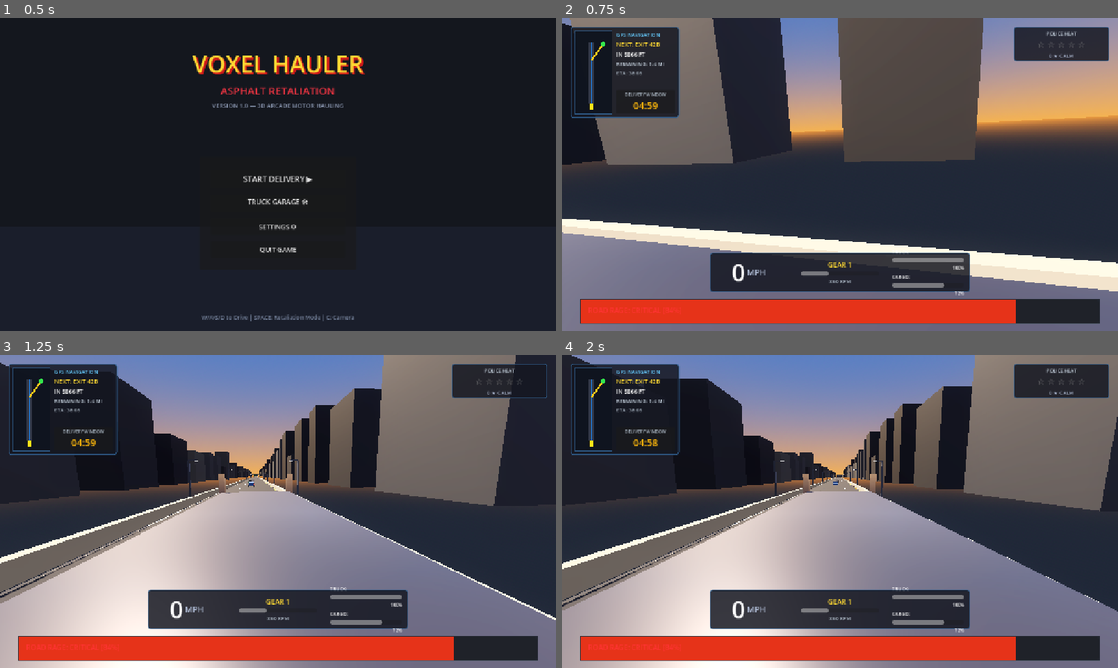
Above: before the commit, frames 1-4 (two rows, left to right).
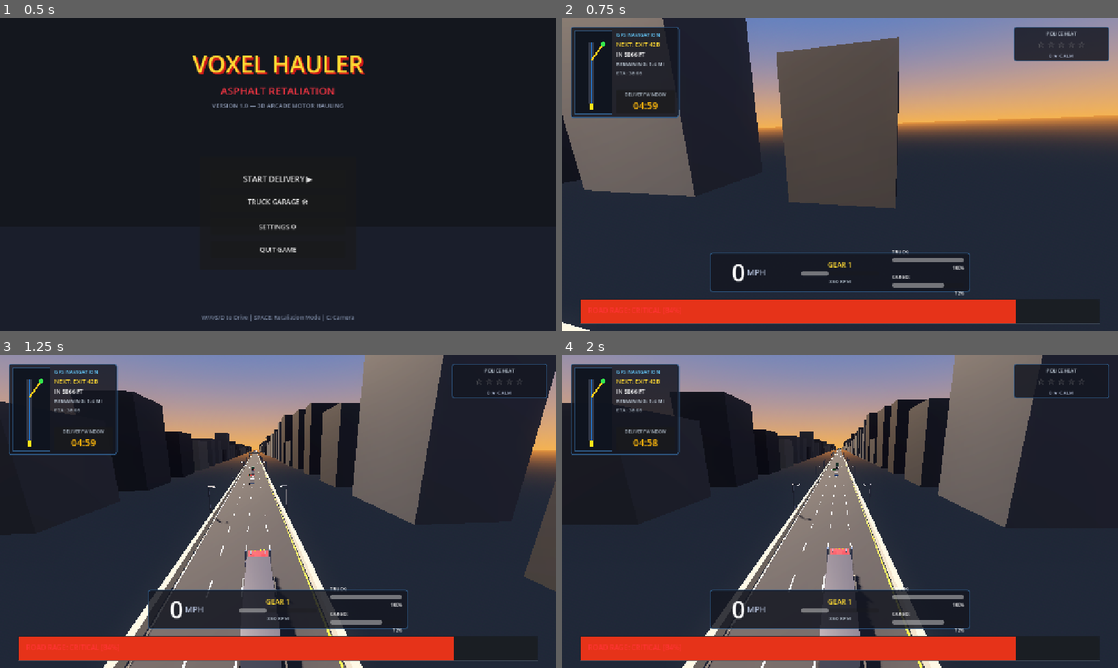
Above: after the commit, the same moments.

Repository: MarkMatthew/VOXEL-HAULER_ASPHALT-RETALIATION
Game: Godot game, scene res://src/ui/main_menu.tscn
The game is run twice, just before and just after one commit, with the same random seed, the same clock (stepped at 60 frames per second) and the same inputs.
Inputs (mouse positions are in pixels of both pictures, inside the frame that each line leads up to):
- Up to frame 1 (0.5 s): no input
- Up to frame 2 (0.75 s): click "START DELIVERY ▶" at 0.5 s
- Up to frame 3 (1.25 s): no input
- Up to frame 4 (2 s): move the mouse to (962, 495) at 1.27 s; hold D (steer_right) from 1.28 s (still down); hold Space (activate_retaliation) from 1.28 s (still down); click (962, 495) at 1.42 s

Frame 1 is identical in both runs. In frame 2, 39% of the frame differs, in the area x 0-100%, y 0-100%; in frame 3, 53%; in frame 4, 54%.

Commit message:
feat(v1.1): visual fidelity, elevated camera rig, time-of-day engine, dynamic music, and warehouse delivery for Vercel

Diff:
--- a/src/player/chase_camera.gd
+++ b/src/player/chase_camera.gd
@@ -4,12 +4,14 @@
 @export var follow_speed: float = 7.0
 @export var rotation_speed: float = 5.0
 
-# Camera Distance presets
-var distance_mode: int = 0 # 0: Normal, 1: Wide
+# Camera Distance presets (V1.1 High-Fidelity Elevated Rig)
+var distance_mode: int = 0 # 0: Elevated Default, 1: Standard Chase, 2: Tactical Overview
 var distances: Array[Vector3] = [
-	Vector3(0, 4.5, -11.0), # Normal chase
-	Vector3(0, 6.0, -15.0)  # Wide chase
+	Vector3(0, 15.5, -25.0), # Elevated chase default (4+ lanes ahead, ~25° down-angle)
+	Vector3(0, 6.5, -13.0),  # Standard chase
+	Vector3(0, 22.0, -32.0)  # Tactical high overview
 ]
+var look_ahead_distances: Array[float] = [24.0, 10.0, 28.0]
 
 var base_fov: float = 70.0
 var retaliation_fov: float = 82.0
@@ -58,8 +60,9 @@
 	# Smooth damp towards desired pos
 	global_position = global_position.lerp(desired_pos, delta * follow_speed)
 
-	# Look at point slightly ahead of the truck cab
-	var look_target = target_node.global_position + (forward * 8.0) + (up * 1.5)
+	# Look at point ahead of the truck cab (preset-specific pitch framing)
+	var look_dist = look_ahead_distances[distance_mode]
+	var look_target = target_node.global_position + (forward * look_dist) + (up * 1.5)
 	var look_dir = (look_target - global_position).normalized()
 
 	# Smoothly look at target
--- a/src/tests/test_runner.gd
+++ b/src/tests/test_runner.gd
@@ -89,9 +89,12 @@
 		print("PASS: Highway configured for 4 lanes (16m width) across 2,400m delivery run.")
 	highway.free()
 
-	# --- TEST GROUP 5: AI TRAFFIC VEHICLE TYPES ---
-	print("\n[GROUP 5] Testing AI Traffic Vehicles...")
-	for vtype in ["Sedan", "SUV", "Sports", "Police", "Van"]:
+	# --- TEST GROUP 5: AI TRAFFIC VEHICLE TYPES & HIGH-DETAIL MODELS ---
+	print("\n[GROUP 5] Testing AI Traffic Vehicles (All 8 Models)...")
+	var all_traffic_types = [
+		"Sedan", "SportsSedan", "SUV", "Pickup", "Supercar", "DeliveryVan", "CivilianSemi", "Police"
+	]
+	for vtype in all_traffic_types:
 		var tmesh = VoxelMeshBuilderRef.build_traffic_mesh(vtype, Color.CORNFLOWER_BLUE)
 		if tmesh == null or tmesh.get_child_count() == 0:
 			print("FAIL: Traffic mesh for ", vtype, " failed")
--- a/src/traffic/traffic_manager.gd
+++ b/src/traffic/traffic_manager.gd
@@ -10,7 +10,9 @@
 
 # 4 Highway Lanes (Width ~3.75m each)
 var lane_x_positions: Array[float] = [-5.625, -1.875, 1.875, 5.625]
-var vehicle_types: Array[String] = ["Sedan", "SUV", "Sports", "Van", "Sedan"]
+var vehicle_types: Array[String] = [
+	"Sedan", "SportsSedan", "SUV", "Pickup", "Supercar", "DeliveryVan", "CivilianSemi"
+]
 
 var spawn_timer: float = 0.0
 var active_traffic: Array[Node3D] = []
--- a/src/world/highway.gd
+++ b/src/world/highway.gd
@@ -4,6 +4,13 @@
 
 const HIGHWAY_LENGTH: float = 2400.0
 const ROAD_WIDTH: float = 16.0 # 4 lanes
+
+var rollup_door: MeshInstance3D = null
+var door_target_y: float = 3.5
+var door_current_y: float = 3.5
+var door_opened: bool = false
+var door_closed_behind: bool = false
+var destination_approach_sign: Node3D = null
 
 func _ready() -> void:
 	build_highway_roadbed()
@@ -14,6 +21,30 @@
 	build_streetlights()
 	build_skyline_and_depots()
 	build_destination_hub()
+
+func _process(delta: float) -> void:
+	var player = get_tree().get_first_node_in_group("player")
+	if not player or not is_instance_valid(player):
+		return
+
+	var pz = player.global_position.z
+
+	# Approaching warehouse: trigger roll-up door open at Z >= 2180
+	if pz >= 2180.0 and not door_opened:
+		door_opened = true
+		door_target_y = 10.5 # Lifts open above trailer height
+		AudioManager.play_sfx("ui_click", 0.8, -2.0)
+
+	# Player and trailer fully cleared inside warehouse: close door at Z >= 2265
+	if pz >= 2265.0 and door_opened and not door_closed_behind:
+		door_closed_behind = true
+		door_target_y = 3.5 # Shuts tight behind trailer
+		AudioManager.play_sfx("ui_click", 0.6, 1.0)
+
+	# Smoothly animate roll-up door vertical translation
+	if rollup_door:
+		door_current_y = lerpf(door_current_y, door_target_y, delta * 3.5)
+		rollup_door.position.y = door_current_y
 
 func build_highway_roadbed() -> void:
 	# Main 4-Lane Asphalt Highway
@@ -301,29 +332,159 @@
 		z += 45.0
 
 func build_destination_hub() -> void:
-	# Riverside Logistics Center terminal building and delivery parking bay at Z = 2300
+	# 1. Approach Highway Overhead Gantry at Z = 2120
+	var approach_gantry = Node3D.new()
+	approach_gantry.name = "ApproachGantry"
+	approach_gantry.position = Vector3(0, 0, 2120.0)
+
+	# Gantry posts
+	for side in [-1, 1]:
+		var post = VoxelMeshBuilderRef.create_box_mesh(Vector3(0.6, 9.0, 0.6), Color(0.3, 0.35, 0.4), 0.7, 0.4)
+		post.position = Vector3(side * 8.8, 4.5, 0)
+		approach_gantry.add_child(post)
+
+	# Horizontal truss
+	var truss = VoxelMeshBuilderRef.create_box_mesh(Vector3(18.5, 0.8, 0.8), Color(0.3, 0.35, 0.4), 0.7, 0.4)
+	truss.position = Vector3(0, 8.8, 0)
+	approach_gantry.add_child(truss)
+
+	# Approach Warning Billboard Sign
+	var app_sign = VoxelMeshBuilderRef.create_box_mesh(Vector3(15.0, 2.2, 0.2), Color(0.95, 0.75, 0.05), 0.1, 0.4, Color(0.95, 0.75, 0.05) * 0.4)
+	app_sign.position = Vector3(0, 8.8, 0.5)
+	approach_gantry.add_child(app_sign)
+
+	var app_lbl = Label3D.new()
+	app_lbl.text = "DESTINATION APPROACHING — REDUCE SPEED FOR BAY 04"
+	app_lbl.font_size = 38
+	app_lbl.outline_size = 14
+	app_lbl.modulate = Color(0.1, 0.1, 0.1)
+	app_lbl.outline_modulate = Color(1.0, 0.9, 0.4)
+	app_lbl.position = Vector3(0, 8.8, 0.65)
+	approach_gantry.add_child(app_lbl)
+	add_child(approach_gantry)
+
+	# 2. Riverside Logistics Center Terminal Warehouse (Z = 2240 to 2330)
 	var hub = Node3D.new()
 	hub.name = "RiversideLogisticsCenter"
-	hub.position = Vector3(0, 0, 2300.0)
-
-	# Massive Distribution Terminal Building
-	var terminal = VoxelMeshBuilderRef.create_box_mesh(Vector3(50.0, 12.0, 35.0), Color(0.25, 0.3, 0.38), 0.3, 0.6)
-	terminal.position = Vector3(0, 6.0, 80.0)
-	hub.add_child(terminal)
-
-	# Terminal Sign
-	var sign_mesh = VoxelMeshBuilderRef.create_box_mesh(Vector3(26.0, 3.0, 0.3), Color(0.9, 0.8, 0.1), 0.1, 0.4)
-	sign_mesh.position = Vector3(0, 10.5, 62.0)
+	hub.position = Vector3(0, 0, 2240.0)
+
+	# Polished interior concrete floor slab
+	var int_floor = VoxelMeshBuilderRef.create_box_mesh(Vector3(26.0, 0.4, 90.0), Color(0.22, 0.24, 0.26), 0.4, 0.3)
+	int_floor.position = Vector3(0, -0.19, 45.0)
+	hub.add_child(int_floor)
+
+	# Outer warehouse walls and roof
+	# Left Wall
+	var wall_l = VoxelMeshBuilderRef.create_box_mesh(Vector3(0.8, 11.0, 90.0), Color(0.24, 0.3, 0.38), 0.5, 0.5)
+	wall_l.position = Vector3(-13.0, 5.5, 45.0)
+	hub.add_child(wall_l)
+
+	# Right Wall
+	var wall_r = VoxelMeshBuilderRef.create_box_mesh(Vector3(0.8, 11.0, 90.0), Color(0.24, 0.3, 0.38), 0.5, 0.5)
+	wall_r.position = Vector3(13.0, 5.5, 45.0)
+	hub.add_child(wall_r)
+
+	# Back Wall
+	var wall_back = VoxelMeshBuilderRef.create_box_mesh(Vector3(26.8, 11.0, 0.8), Color(0.24, 0.3, 0.38), 0.5, 0.5)
+	wall_back.position = Vector3(0, 5.5, 90.0)
+	hub.add_child(wall_back)
+
+	# High Industrial Roof
+	var roof = VoxelMeshBuilderRef.create_box_mesh(Vector3(27.0, 0.8, 90.0), Color(0.18, 0.22, 0.28), 0.4, 0.6)
+	roof.position = Vector3(0, 11.2, 45.0)
+	hub.add_child(roof)
+
+	# Front Entrance Portal Frame
+	# Left facade panel
+	var front_l = VoxelMeshBuilderRef.create_box_mesh(Vector3(8.0, 11.0, 0.8), Color(0.28, 0.34, 0.42), 0.5, 0.5)
+	front_l.position = Vector3(-9.0, 5.5, 0)
+	hub.add_child(front_l)
+
+	# Right facade panel
+	var front_r = VoxelMeshBuilderRef.create_box_mesh(Vector3(8.0, 11.0, 0.8), Color(0.28, 0.34, 0.42), 0.5, 0.5)
+	front_r.position = Vector3(9.0, 5.5, 0)
+	hub.add_child(front_r)
+
+	# Over-door facade panel
+	var front_top = VoxelMeshBuilderRef.create_box_mesh(Vector3(10.2, 3.5, 0.8), Color(0.28, 0.34, 0.42), 0.5, 0.5)
+	front_top.position = Vector3(0, 9.25, 0)
+	hub.add_child(front_top)
+
+	# Animated Roll-Up Industrial Shutter Door (Portal size: Width 10.0, Height 7.5)
+	rollup_door = VoxelMeshBuilderRef.create_box_mesh(Vector3(9.8, 7.4, 0.35), Color(0.82, 0.84, 0.88), 0.8, 0.2)
+	rollup_door.name = "RollupShutterDoor"
+	rollup_door.position = Vector3(0, 3.7, 0)
+	hub.add_child(rollup_door)
+	door_current_y = 3.7
+	door_target_y = 3.7
+
+	# Safety Bollards (Yellow/Black striped collision posts at entrance)
+	for side in [-1, 1]:
+		for b_z in [-0.6, 0.6]:
+			var bollard = VoxelMeshBuilderRef.create_box_mesh(Vector3(0.35, 1.4, 0.35), Color(1.0, 0.8, 0.0), 0.2, 0.3)
+			bollard.position = Vector3(side * 5.2, 0.7, b_z)
+			hub.add_child(bollard)
+
+	# Terminal Overhead illuminated Sign
+	var sign_mesh = VoxelMeshBuilderRef.create_box_mesh(Vector3(22.0, 2.2, 0.3), Color(0.9, 0.8, 0.1), 0.1, 0.4)
+	sign_mesh.position = Vector3(0, 9.8, 0.6)
 	hub.add_child(sign_mesh)
 
 	var lbl = Label3D.new()
-	lbl.text = "RIVERSIDE LOGISTICS CENTER — FREIGHT TERMINAL"
-	lbl.font_size = 42
+	lbl.text = "★ RIVERSIDE LOGISTICS CENTER — FREIGHT TERMINAL ★"
+	lbl.font_size = 40
+	lbl.outline_size = 12
 	lbl.modulate = Color(0.1, 0.1, 0.1)
-	lbl.position = Vector3(0, 10.5, 62.3)
+	lbl.position = Vector3(0, 9.8, 0.8)
 	hub.add_child(lbl)
 
-	# Marked Yellow Delivery Zone Trigger (The finish line)
+	# Stencil Bay 04 sign above door
+	var bay_lbl = Label3D.new()
+	bay_lbl.text = "BAY 04"
+	bay_lbl.font_size = 72
+	bay_lbl.outline_size = 20
+	bay_lbl.modulate = Color(1.0, 0.85, 0.1)
+	bay_lbl.outline_modulate = Color(0.2, 0.2, 0.2)
+	bay_lbl.position = Vector3(0, 8.2, 0.7)
+	hub.add_child(bay_lbl)
+
+	# Interior Pallet Racking & Freight Cargo
+	# Left Racks
+	for r_z in [15.0, 32.0, 49.0, 66.0]:
+		var rack_frame = VoxelMeshBuilderRef.create_box_mesh(Vector3(2.4, 7.5, 12.0), Color(0.85, 0.35, 0.1), 0.6, 0.4)
+		rack_frame.position = Vector3(-9.5, 3.75, r_z)
+		hub.add_child(rack_frame)
+		# Pallet cargo
+		var crate1 = VoxelMeshBuilderRef.create_box_mesh(Vector3(2.0, 2.2, 5.0), Color(0.7, 0.55, 0.35), 0.0, 0.9)
+		crate1.position = Vector3(-9.5, 1.4, r_z - 2.5)
+		hub.add_child(crate1)
+		var crate2 = VoxelMeshBuilderRef.create_box_mesh(Vector3(2.0, 2.2, 4.5), Color(0.2, 0.45, 0.7), 0.2, 0.7)
+		crate2.position = Vector3(-9.5, 4.0, r_z + 2.0)
+		hub.add_child(crate2)
+
+	# Right Racks
+	for r_z in [15.0, 32.0, 49.0, 66.0]:
+		var rack_frame_r = VoxelMeshBuilderRef.create_box_mesh(Vector3(2.4, 7.5, 12.0), Color(0.85, 0.35, 0.1), 0.6, 0.4)
+		rack_frame_r.position = Vector3(9.5, 3.75, r_z)
+		hub.add_child(rack_frame_r)
+		var crate_r = VoxelMeshBuilderRef.create_box_mesh(Vector3(2.0, 2.2, 5.0), Color(0.3, 0.6, 0.4), 0.1, 0.8)
+		crate_r.position = Vector3(9.5, 1.4, r_z)
+		hub.add_child(crate_r)
+
+	# Interior Overhead Lighting Fixtures
+	for l_z in [12.0, 28.0, 44.0, 60.0]:
+		var lamp = VoxelMeshBuilderRef.create_box_mesh(Vector3(8.0, 0.3, 0.8), Color(0.9, 0.95, 1.0), 0.2, 0.1, Color(1.0, 0.95, 0.85) * 3.0)
+		lamp.position = Vector3(0, 10.4, l_z)
+		hub.add_child(lamp)
+
+		var omni = OmniLight3D.new()
+		omni.light_color = Color(1.0, 0.92, 0.8)
+		omni.light_energy = 2.5
+		omni.omni_range = 18.0
+		omni.position = Vector3(0, 9.8, l_z)
+		hub.add_child(omni)
+
+	# Marked Yellow Delivery Zone Trigger (Inside terminal at Z = +35.0 to +65.0)
 	var delivery_trigger = Area3D.new()
 	delivery_trigger.name = "DeliveryTrigger"
 	delivery_trigger.collision_layer = 0
@@ -331,15 +492,15 @@
 
 	var col = CollisionShape3D.new()
 	var box = BoxShape3D.new()
-	box.size = Vector3(18.0, 6.0, 30.0)
+	box.size = Vector3(10.0, 6.0, 26.0)
 	col.shape = box
-	col.position = Vector3(0, 3.0, 25.0)
+	col.position = Vector3(0, 3.0, 45.0)
 	delivery_trigger.add_child(col)
 
-	# Pulsing yellow hazard stripes mesh on floor
+	# Pulsing yellow hazard stripes mesh on interior bay floor
 	var hazard_plane = MeshInstance3D.new()
 	var p_box = BoxMesh.new()
-	p_box.size = Vector3(16.0, 0.05, 28.0)
+	p_box.size = Vector3(8.5, 0.05, 24.0)
 	hazard_plane.mesh = p_box
 	var h_mat = StandardMaterial3D.new()
 	h_mat.albedo_color = Color(1.0, 0.85, 0.1)
@@ -347,18 +508,18 @@
 	h_mat.emission = Color(1.0, 0.75, 0.0)
 	h_mat.emission_energy_multiplier = 2.0
 	hazard_plane.material_override = h_mat
-	hazard_plane.position = Vector3(0, 0.05, 25.0)
+	hazard_plane.position = Vector3(0, 0.05, 45.0)
 	delivery_trigger.add_child(hazard_plane)
 
-	# Delivery Gate Billboard
-	var gate_label = Label3D.new()
-	gate_label.text = "★ DELIVERY BAY — PULL IN HERE ★"
-	gate_label.font_size = 64
-	gate_label.outline_size = 18
-	gate_label.modulate = Color(1.0, 0.9, 0.1)
-	gate_label.outline_modulate = Color(0.3, 0.1, 0.0)
-	gate_label.position = Vector3(0, 6.0, 25.0)
-	delivery_trigger.add_child(gate_label)
+	# Delivery Bay Overhead Target Stencil
+	var dock_label = Label3D.new()
+	dock_label.text = "★ SECURE BAY 04 — STOP HERE ★"
+	dock_label.font_size = 56
+	dock_label.outline_size = 18
+	dock_label.modulate = Color(1.0, 0.9, 0.1)
+	dock_label.outline_modulate = Color(0.2, 0.1, 0.0)
+	dock_label.position = Vector3(0, 5.5, 45.0)
+	delivery_trigger.add_child(dock_label)
 
 	delivery_trigger.body_entered.connect(_on_delivery_area_entered)
 	hub.add_child(delivery_trigger)
@@ -367,6 +528,8 @@
 
 func _on_delivery_area_entered(body: Node) -> void:
 	if body.is_in_group("player") and GameManager.mission_active:
+		# Disable police pursuit once safely docked inside warehouse
+		GameManager.police_heat = 0
 		AudioManager.play_sfx("victory", 1.0, 3.0)
 		var results = GameManager.complete_mission()
 		# Show results screen
--- a/src/world/voxel_mesh_builder.gd
+++ b/src/world/voxel_mesh_builder.gd
@@ -393,7 +393,7 @@
 				tl.position = Vector3(side * 0.75, 0.65, -2.41)
 				car.add_child(tl)
 
-		"Sports":
+		"Sports", "SportsSedan":
 			# Low sleek aerodynamic body
 			var base = create_box_mesh(Vector3(1.9, 0.4, 4.2), body_color, 0.6, 0.2)
 			base.position = Vector3(0, 0.35, 0)
@@ -416,6 +416,115 @@
 				car.add_child(hl)
 				var tl = create_box_mesh(Vector3(0.35, 0.08, 0.08), Color(1.0, 0.1, 0.1), 0.0, 0.1, Color(1.0, 0.1, 0.1))
 				tl.position = Vector3(side * 0.7, 0.4, -2.11)
+				car.add_child(tl)
+
+		"Supercar":
+			# Ultra-low exotic silhouette
+			var base = create_box_mesh(Vector3(2.0, 0.35, 4.3), body_color, 0.7, 0.15)
+			base.position = Vector3(0, 0.3, 0)
+			car.add_child(base)
+			var canopy = create_box_mesh(Vector3(1.3, 0.4, 1.7), Color(0.08, 0.1, 0.15), 0.1, 0.05)
+			canopy.position = Vector3(0, 0.65, -0.2)
+			car.add_child(canopy)
+			var diffuser = create_box_mesh(Vector3(1.8, 0.15, 0.3), Color(0.1, 0.1, 0.1), 0.8, 0.3)
+			diffuser.position = Vector3(0, 0.25, -2.15)
+			car.add_child(diffuser)
+			var spoiler = create_box_mesh(Vector3(1.7, 0.06, 0.35), Color(0.12, 0.12, 0.12), 0.9, 0.1)
+			spoiler.position = Vector3(0, 0.78, -1.95)
+			car.add_child(spoiler)
+			for z in [1.35, -1.35]:
+				for side in [-1, 1]:
+					var w = create_wheel(0.32, 0.28, Color(0.9, 0.85, 0.3))
+					w.position = Vector3(side * 1.0, 0.32, z)
+					car.add_child(w)
+			for side in [-1, 1]:
+				var hl = create_box_mesh(Vector3(0.32, 0.08, 0.08), Color(0.5, 0.9, 1.0), 0.0, 0.1, Color(0.4, 0.9, 1.0))
+				hl.position = Vector3(side * 0.75, 0.35, 2.16)
+				car.add_child(hl)
+				var tl = create_box_mesh(Vector3(0.35, 0.06, 0.08), Color(1.0, 0.05, 0.05), 0.0, 0.1, Color(1.0, 0.0, 0.0))
+				tl.position = Vector3(side * 0.75, 0.35, -2.16)
+				car.add_child(tl)
+
+		"Pickup":
+			# Heavy American pickup with open bed
+			var frame = create_box_mesh(Vector3(2.1, 0.6, 5.0), body_color, 0.4, 0.4)
+			frame.position = Vector3(0, 0.55, 0)
+			car.add_child(frame)
+			var cab = create_box_mesh(Vector3(1.8, 0.85, 2.2), body_color, 0.4, 0.4)
+			cab.position = Vector3(0, 1.25, 0.4)
+			car.add_child(cab)
+			var win = create_box_mesh(Vector3(1.82, 0.55, 2.0), Color(0.15, 0.2, 0.28), 0.2, 0.1)
+			win.position = Vector3(0, 1.28, 0.4)
+			car.add_child(win)
+			# Bed liner & roll bar
+			var bed_liner = create_box_mesh(Vector3(1.7, 0.4, 2.0), Color(0.15, 0.15, 0.18), 0.6, 0.6)
+			bed_liner.position = Vector3(0, 0.8, -1.3)
+			car.add_child(bed_liner)
+			var rollbar = create_box_mesh(Vector3(1.75, 0.7, 0.1), Color(0.8, 0.8, 0.85), 0.9, 0.2)
+			rollbar.position = Vector3(0, 1.35, -0.7)
+			car.add_child(rollbar)
+			for z in [1.5, -1.5]:
+				for side in [-1, 1]:
+					var w = create_wheel(0.4, 0.3, Color(0.3, 0.3, 0.35))
+					w.position = Vector3(side * 1.05, 0.4, z)
+					car.add_child(w)
+			for side in [-1, 1]:
+				var hl = create_box_mesh(Vector3(0.35, 0.22, 0.08), Color(1.0, 0.98, 0.8), 0.0, 0.1, Color(1.0, 0.95, 0.7))
+				hl.position = Vector3(side * 0.8, 0.65, 2.51)
+				car.add_child(hl)
+				var tl = create_box_mesh(Vector3(0.35, 0.22, 0.08), Color(0.9, 0.1, 0.1), 0.0, 0.1, Color(1.0, 0.1, 0.1))
+				tl.position = Vector3(side * 0.8, 0.65, -2.51)
+				car.add_child(tl)
+
+		"Van", "DeliveryVan":
+			# Commercial high-roof delivery van
+			var base = create_box_mesh(Vector3(2.1, 0.6, 5.2), body_color, 0.3, 0.5)
+			base.position = Vector3(0, 0.55, 0)
+			car.add_child(base)
+			var cargo_box = create_box_mesh(Vector3(2.05, 1.6, 3.4), Color(0.92, 0.92, 0.95), 0.2, 0.5)
+			cargo_box.position = Vector3(0, 1.65, -0.8)
+			car.add_child(cargo_box)
+			var cab = create_box_mesh(Vector3(2.0, 1.2, 1.6), body_color, 0.3, 0.5)
+			cab.position = Vector3(0, 1.45, 1.6)
+			car.add_child(cab)
+			var ws = create_box_mesh(Vector3(1.9, 0.65, 0.1), Color(0.15, 0.2, 0.28), 0.2, 0.1)
+			ws.position = Vector3(0, 1.6, 2.42)
+			car.add_child(ws)
+			for z in [1.5, -1.5]:
+				for side in [-1, 1]:
+					var w = create_wheel(0.36, 0.26, Color(0.7, 0.7, 0.75))
+					w.position = Vector3(side * 1.05, 0.36, z)
+					car.add_child(w)
+			for side in [-1, 1]:
+				var hl = create_box_mesh(Vector3(0.35, 0.18, 0.08), Color(1.0, 0.98, 0.8), 0.0, 0.1, Color(1.0, 0.95, 0.7))
+				hl.position = Vector3(side * 0.8, 0.65, 2.61)
+				car.add_child(hl)
+				var tl = create_box_mesh(Vector3(0.35, 0.25, 0.08), Color(0.9, 0.1, 0.1), 0.0, 0.1, Color(1.0, 0.1, 0.1))
+				tl.position = Vector3(side * 0.85, 0.8, -2.52)
+				car.add_child(tl)
+
+		"CivilianSemi":
+			# Commercial highway hauler day-cab with container
+			var frame = create_box_mesh(Vector3(2.3, 0.5, 7.0), Color(0.2, 0.2, 0.22), 0.7, 0.4)
+			frame.position = Vector3(0, 0.5, 0)
+			car.add_child(frame)
+			var cab = create_box_mesh(Vector3(2.3, 2.0, 2.2), body_color, 0.4, 0.4)
+			cab.position = Vector3(0, 1.75, 2.0)
+			car.add_child(cab)
+			var container = create_box_mesh(Vector3(2.4, 2.2, 4.4), Color(0.25, 0.45, 0.35), 0.5, 0.5)
+			container.position = Vector3(0, 1.85, -1.2)
+			car.add_child(container)
+			for z in [2.2, -1.0, -2.5]:
+				for side in [-1, 1]:
+					var w = create_wheel(0.48, 0.4, Color(0.8, 0.8, 0.85))
+					w.position = Vector3(side * 1.15, 0.48, z)
+					car.add_child(w)
+			for side in [-1, 1]:
+				var hl = create_box_mesh(Vector3(0.4, 0.2, 0.08), Color(1.0, 0.98, 0.8), 0.0, 0.1, Color(1.0, 0.95, 0.7))
+				hl.position = Vector3(side * 0.85, 0.8, 3.12)
+				car.add_child(hl)
+				var tl = create_box_mesh(Vector3(0.4, 0.2, 0.08), Color(0.9, 0.1, 0.1), 0.0, 0.1, Color(1.0, 0.1, 0.1))
+				tl.position = Vector3(side * 0.95, 0.6, -3.52)
 				car.add_child(tl)
 
 		"Police":
@@ -468,17 +577,27 @@
 				tl.position = Vector3(side * 0.7, 0.5, -2.31)
 				car.add_child(tl)
 
-		_: # Default Van / Pickup
-			var base = create_box_mesh(Vector3(2.0, 0.7, 5.0), body_color, 0.4, 0.4)
-			base.position = Vector3(0, 0.55, 0)
+		_: # Default Compact Sedan
+			var base = create_box_mesh(Vector3(1.8, 0.55, 4.4), body_color, 0.4, 0.4)
+			base.position = Vector3(0, 0.45, 0)
 			car.add_child(base)
-			var van_box = create_box_mesh(Vector3(1.9, 1.4, 3.2), Color(0.9, 0.9, 0.92), 0.3, 0.4)
-			van_box.position = Vector3(0, 1.6, -0.8)
-			car.add_child(van_box)
-			for z in [1.5, -1.5]:
-				for side in [-1, 1]:
-					var w = create_wheel(0.36, 0.26, Color(0.7, 0.7, 0.75))
-					w.position = Vector3(side * 1.0, 0.36, z)
-					car.add_child(w)
+			var cab = create_box_mesh(Vector3(1.5, 0.65, 2.2), Color(0.15, 0.2, 0.28), 0.2, 0.1)
+			cab.position = Vector3(0, 1.0, -0.2)
+			car.add_child(cab)
+			var roof = create_box_mesh(Vector3(1.52, 0.1, 2.1), body_color, 0.4, 0.4)
+			roof.position = Vector3(0, 1.35, -0.2)
+			car.add_child(roof)
+			for z in [1.3, -1.3]:
+				for side in [-1, 1]:
+					var w = create_wheel(0.32, 0.22, Color(0.8, 0.8, 0.85))
+					w.position = Vector3(side * 0.9, 0.32, z)
+					car.add_child(w)
+			for side in [-1, 1]:
+				var hl = create_box_mesh(Vector3(0.3, 0.15, 0.08), Color(1.0, 0.98, 0.8), 0.0, 0.1, Color(1.0, 0.95, 0.7))
+				hl.position = Vector3(side * 0.65, 0.5, 2.21)
+				car.add_child(hl)
+				var tl = create_box_mesh(Vector3(0.3, 0.15, 0.08), Color(0.9, 0.1, 0.1), 0.0, 0.1, Color(1.0, 0.1, 0.1))
+				tl.position = Vector3(side * 0.65, 0.5, -2.21)
+				car.add_child(tl)
 
 	return car
Not shown, changed: vercel.json
Not shown, added: docs/asset_inventory.md
Not shown, changed: docs/testing.md
Not shown, added: docs/upgrade_tasks.md
Not shown, added: docs/visual_discrepancy_report.md
Not shown, added: docs/visual_upgrade_plan.md
Not shown, changed: index.html
Not shown, changed: public/index.html
